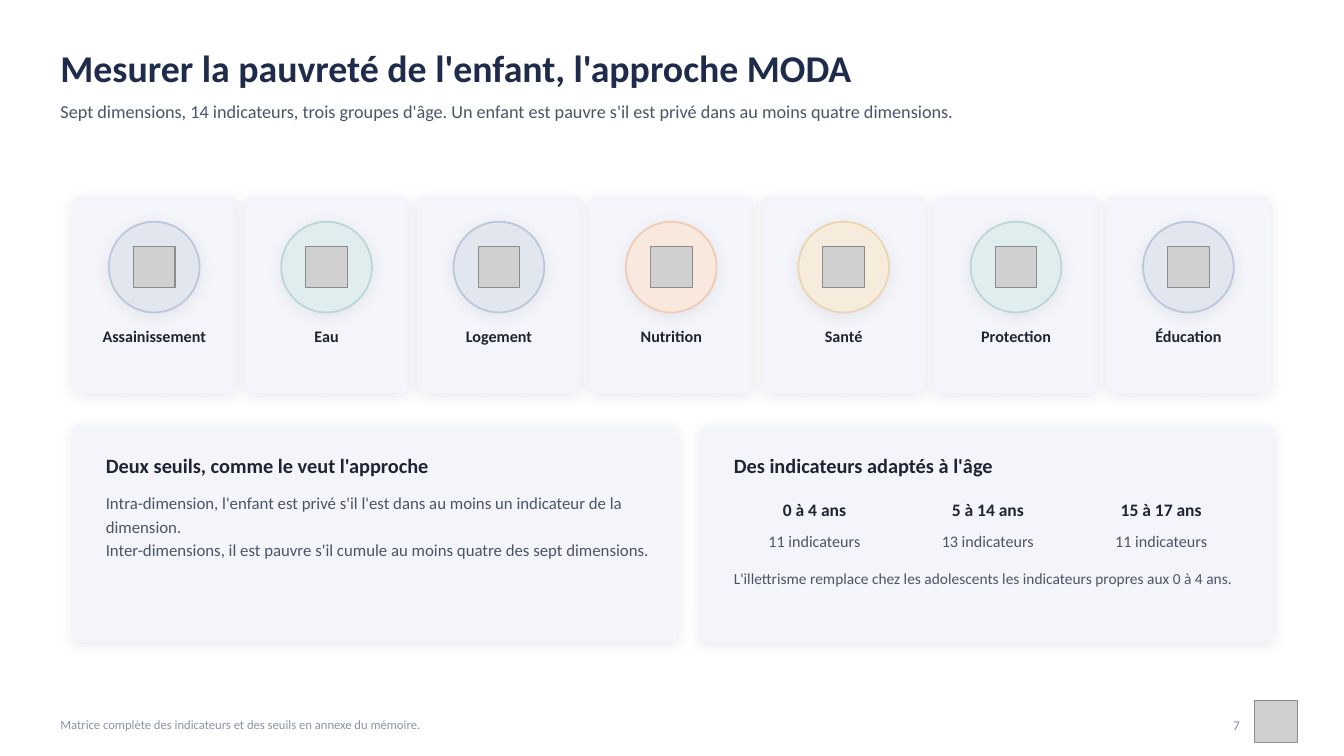
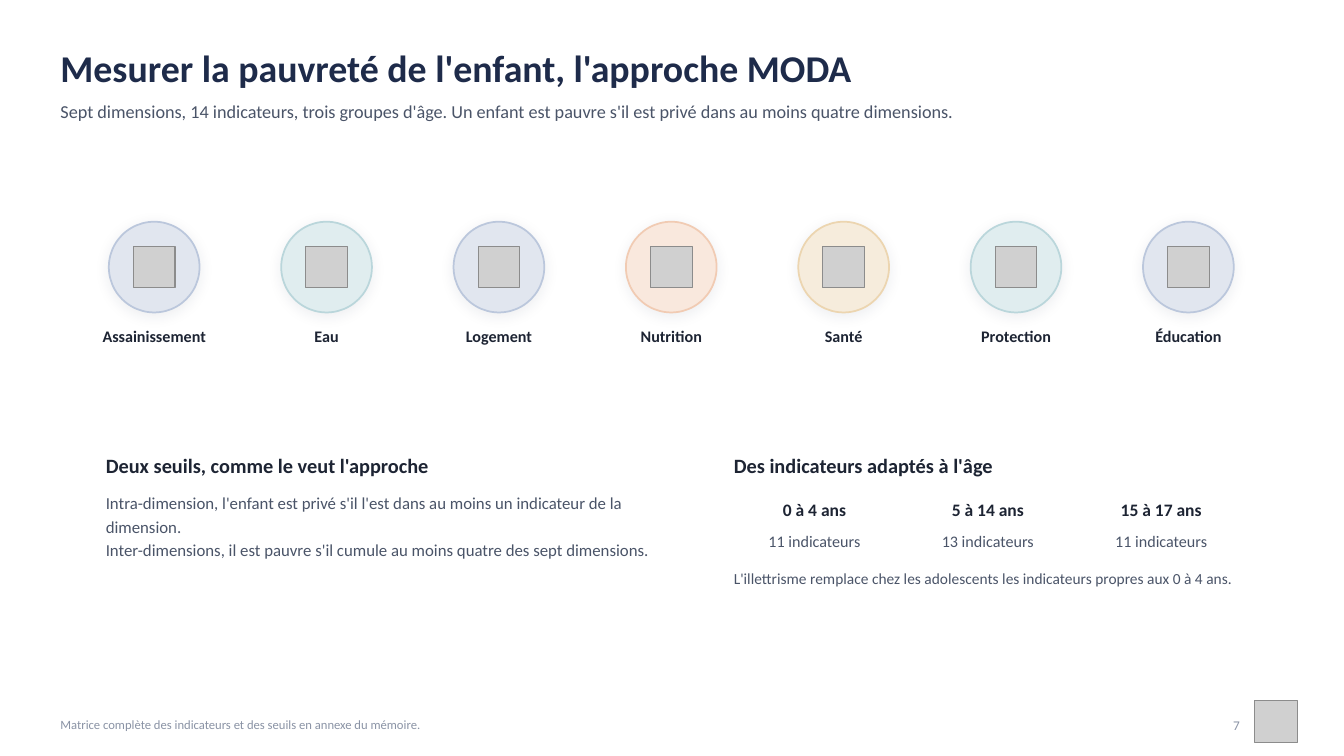
Before and after one commit to JODRAFF9/MEMOIRE, a slide deck: slide 7 of infographie/presentation_infographique.pptx. Drawn at 1344x756 pixels with LibreOffice and Linux fonts; fonts in the diff are those of the drawing; grey boxes stand for pictures. Boxes give left, top, right and bottom in pixels: in the first picture for what was removed or moved away, otherwise in the second. Text is boxed around its words. In the diff, an @@ line names an element or a change of style, - is before the commit and + after.

```diff
--- a/infographie/presentation_infographique.pptx
+++ b/infographie/presentation_infographique.pptx
@@ rounded rectangle removed at [73,197,236,393] @@
@@ rounded rectangle removed at [245,197,408,393] @@
@@ rounded rectangle removed at [417,197,581,393] @@
@@ rounded rectangle removed at [590,197,753,393] @@
@@ rounded rectangle removed at [762,197,926,393] @@
@@ rounded rectangle removed at [935,197,1098,393] @@
@@ rounded rectangle removed at [1107,197,1270,393] @@
@@ rounded rectangle removed at [73,425,678,642] @@
@@ rounded rectangle removed at [701,425,1273,642] @@
```
Also in this commit, not shown: 18 other slides changed, 1 other file.
